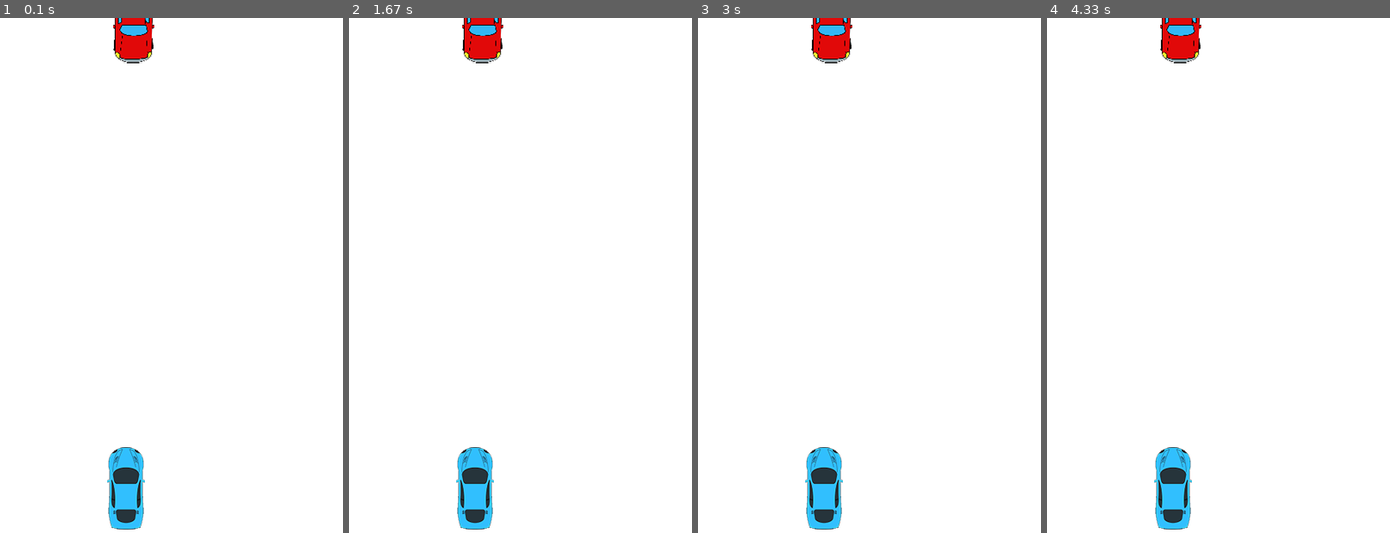
Above: before the commit, frames 1-4 (left to right).
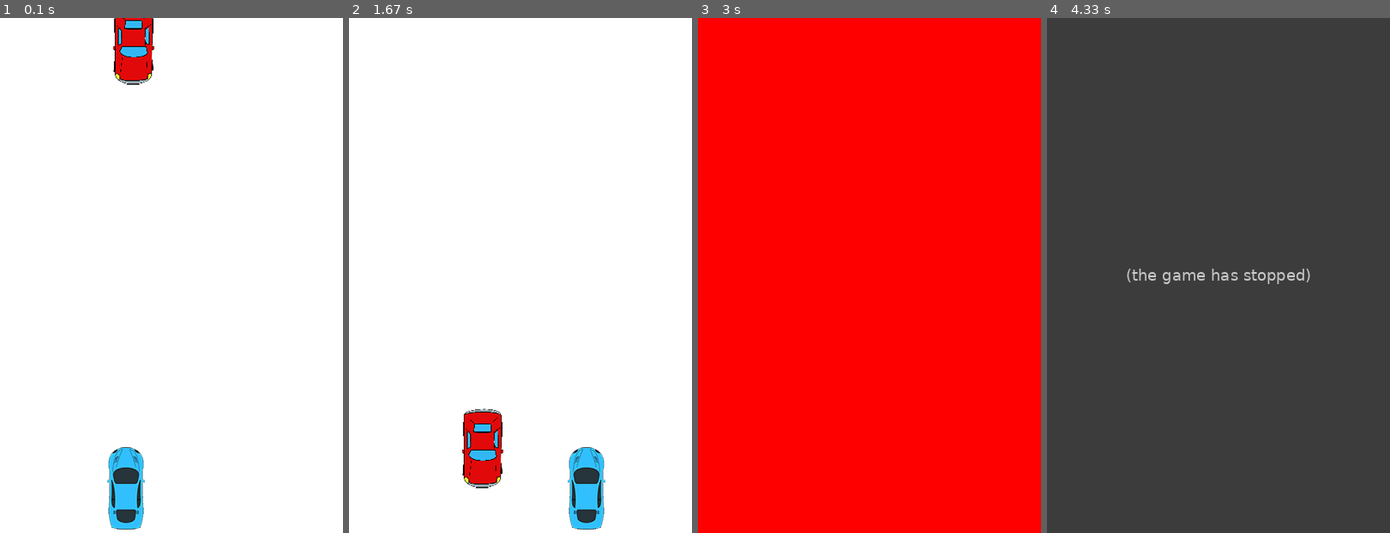
Above: after the commit, the same moments.

Repository: Lethworgen/pygameTut
Game: pygame game, started from BeginnerTutorial.py
The game is run twice, just before and just after one commit, with the same random seed, the same clock (stepped at 60 frames per second) and the same inputs.
Inputs:
- Up to frame 1 (0.1 s): no input
- Up to frame 2 (1.67 s): hold Right 0.33-0.8 s; hold Right 0.83-1.3 s; hold Left from 1.33 s (still down)
- Up to frame 3 (3 s): release Left at 1.87 s; hold Left 1.9-2.3 s
- Up to frame 4 (4.33 s): no input

The runs differ from the first frame. In frame 1, 1.2% of the frame differs, in the area x 33-45%, y 0-13%; in frame 2, 5.0%; in frame 3, 100%, in the area x 0-100%, y 0-100%; in frame 4, 100%.
After the commit the program exited at 3.92 s; later frames show no game.

Commit message:
Add files via upload

Diff:
--- a/BeginnerTutorial.py
+++ b/BeginnerTutorial.py
@@ -118,7 +118,7 @@
     # Moves and Re-draws all Sprites
     for entity in all_sprites:
         DISPLAYSURF.blit(entity.image, entity.rect)
-        entity.move
+        entity.move()
 
     # Collision Detection
     if pygame.sprite.spritecollideany(P1, enemies):
